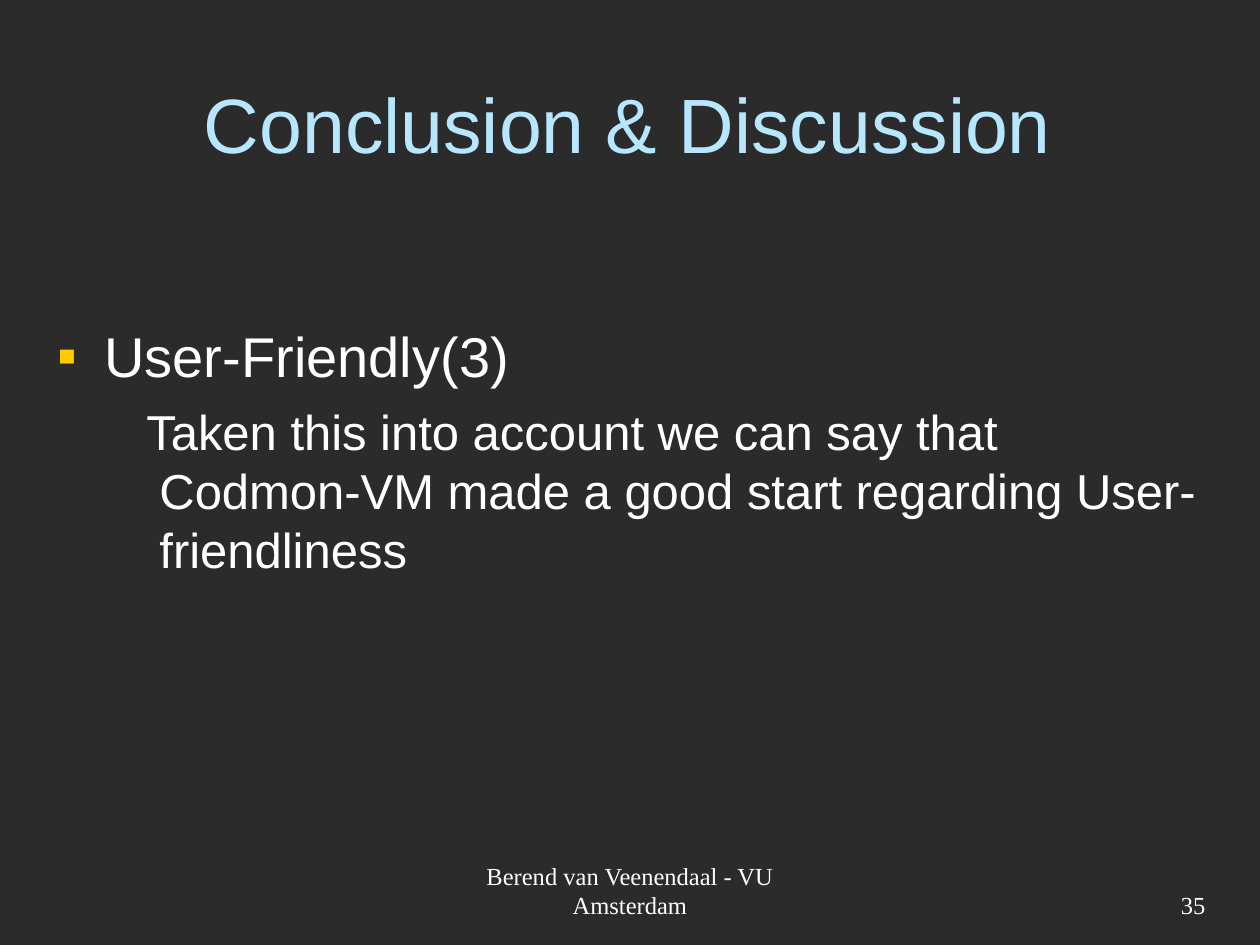
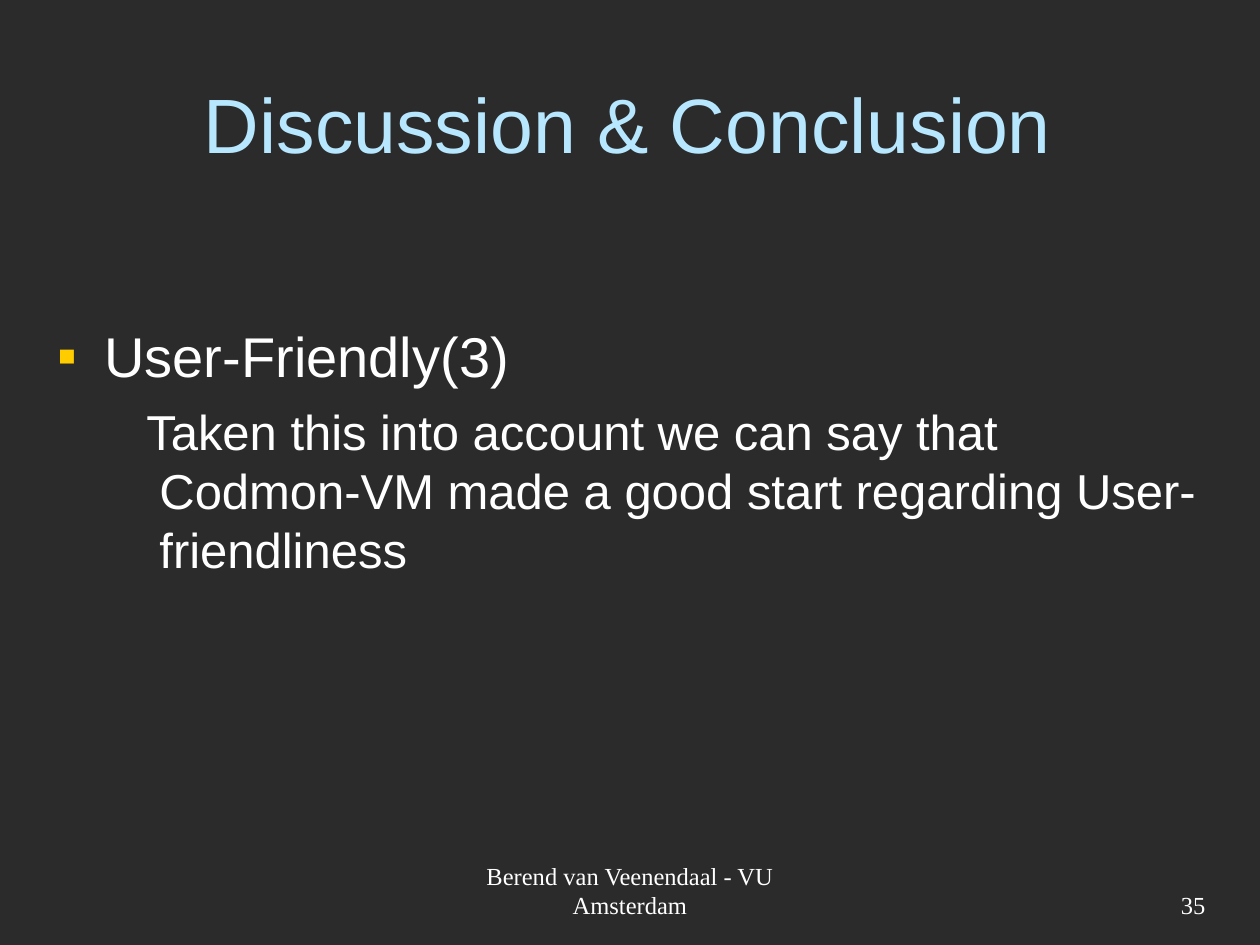
Before and after one commit to JungleComputing/codmon, a slide deck: slide 35 of doc/report/Codmon-VM.ppt. Drawn at 1260x945 pixels with LibreOffice and Linux fonts; fonts in the diff are those of the drawing; background and template pictures are left out; a plain dark background stands for a picture behind light text. Boxes give left, top, right and bottom in pixels: in the first picture for what was removed or moved away, otherwise in the second. Text is boxed around its words. In the diff, an @@ line names an element or a change of style, - is before the commit and + after.

```diff
--- a/doc/report/Codmon-VM.ppt
+++ b/doc/report/Codmon-VM.ppt
@@ title at (x1=204, y1=97, x2=1051, y2=154): text changed @@
-Conclusion & Discussion
+Discussion & Conclusion
```
Also in this commit, not shown: 5 other slides changed.
